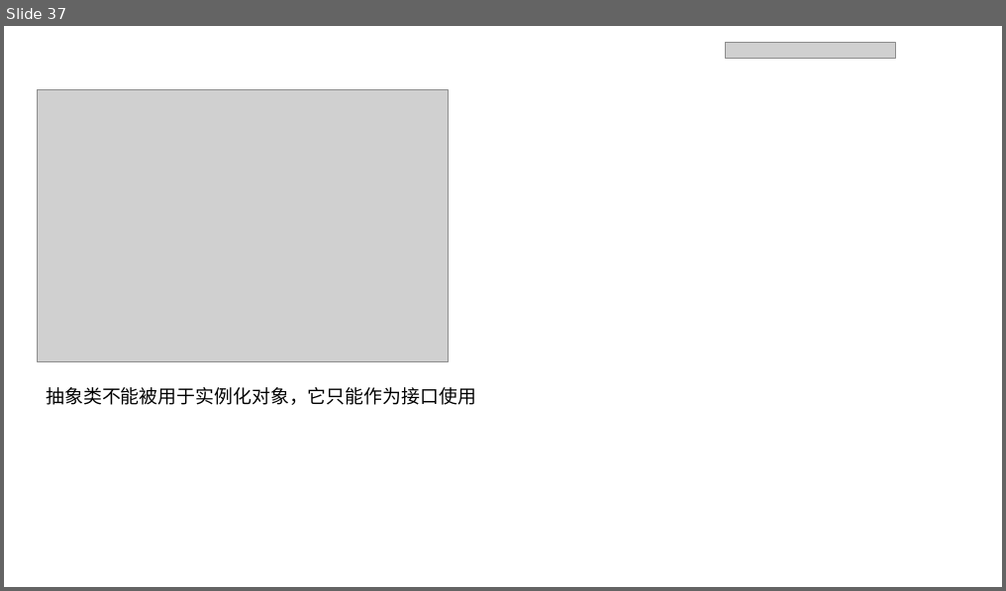
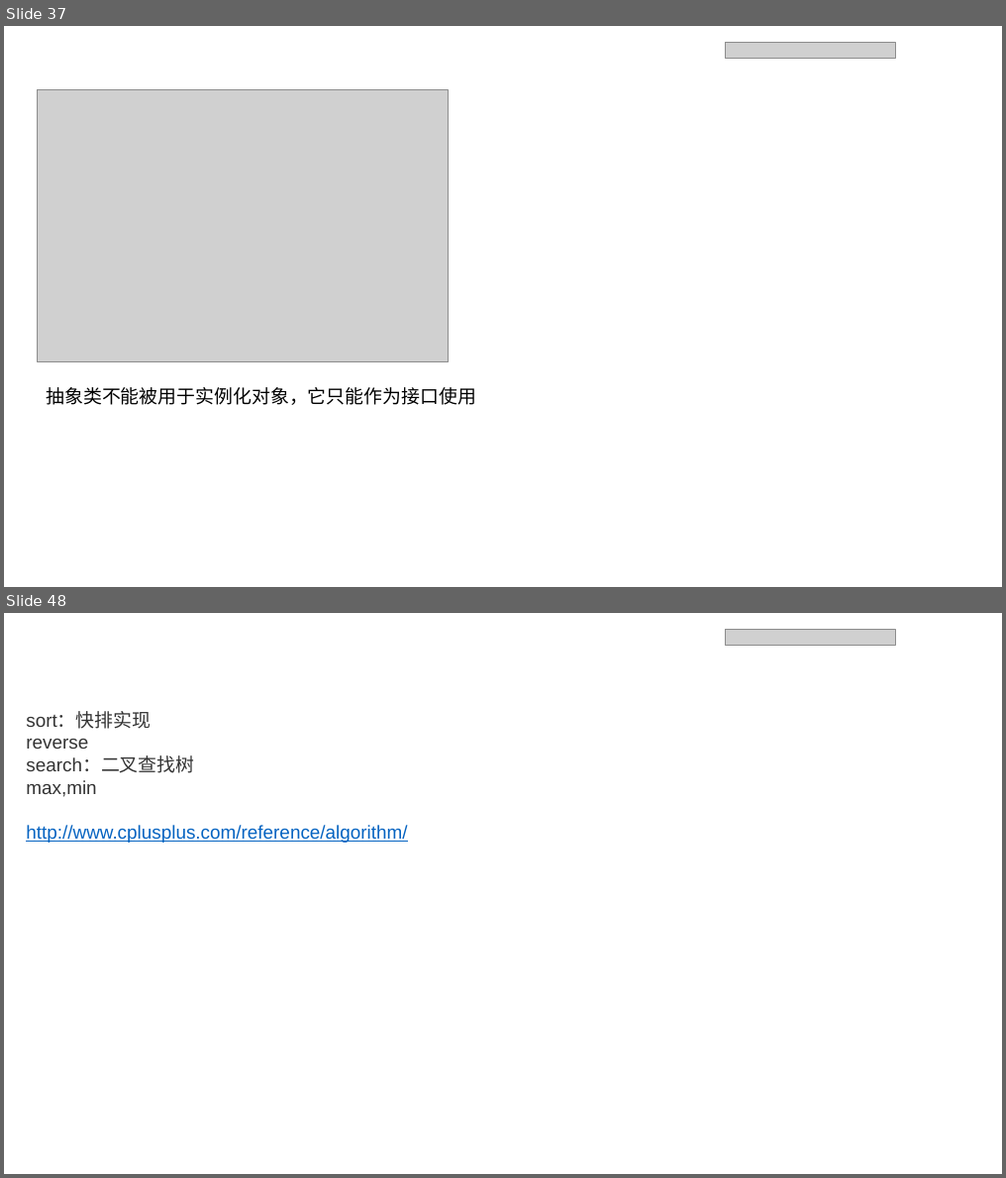
Before and after one commit to IIIcecream/CloudCPluasPlus, a slide deck: C++基础.pptx. Shown one above the other, each under a label of ours: slide 37 before the commit, slides 37 and 48 after it; the slides between them are not shown. The pictures are 1006x591 and 1006x1178 pixels, drawn with LibreOffice and Linux fonts; fonts in the diff are those of the drawing; grey boxes stand for pictures; background and template pictures are left out. Boxes give left, top, right and bottom in pixels: in the first picture for what was removed or moved away, otherwise in the second. Text is boxed around its words. In the diff, an @@ line names an element or a change of style, - is before the commit and + after.

```diff
--- a/C++基础.pptx
+++ b/C++基础.pptx
@@ slide 48 added at <box>4,613,1002,1174</box>, background picture (left out) @@
@@ text added at <box>19,627,311,657</box>, 18 pt, text #FFFFFF @@
+STL-algorithm
@@ picture added at <box>726,629,896,646</box> @@
@@ text added at <box>896,615,1000,653</box>, 18 pt, text #FFFFFF @@
+· GTJ2018
@@ text added at <box>26,712,407,843</box>, 18 pt, text #0563C1, underline @@
+sort：快排实现
+reverse
+search：二叉查找树
+max,min
+http://www.cplusplus.com/reference/algorithm/
```
Also in this commit, not shown: 2 slides changed, 11 other slides added, 1 other file.
